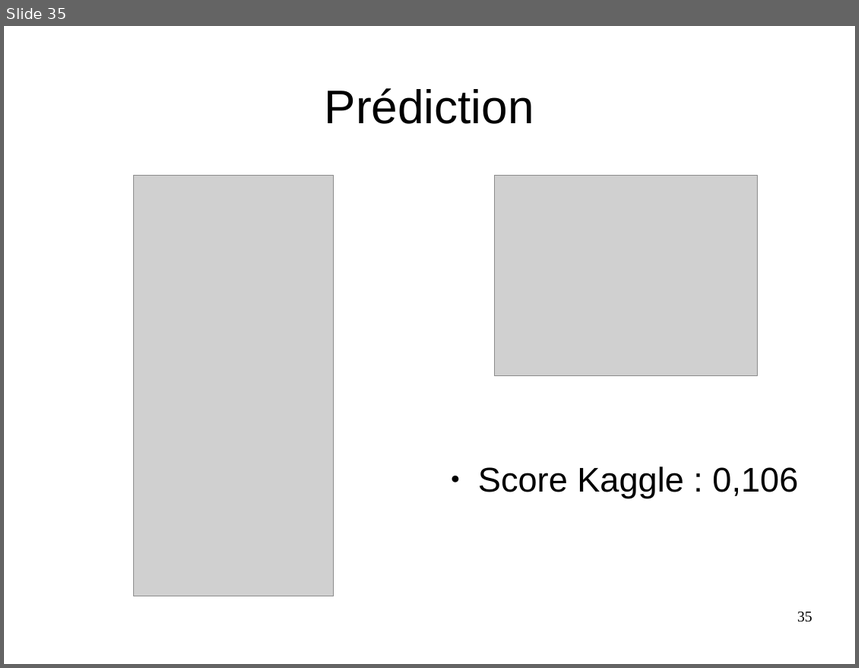
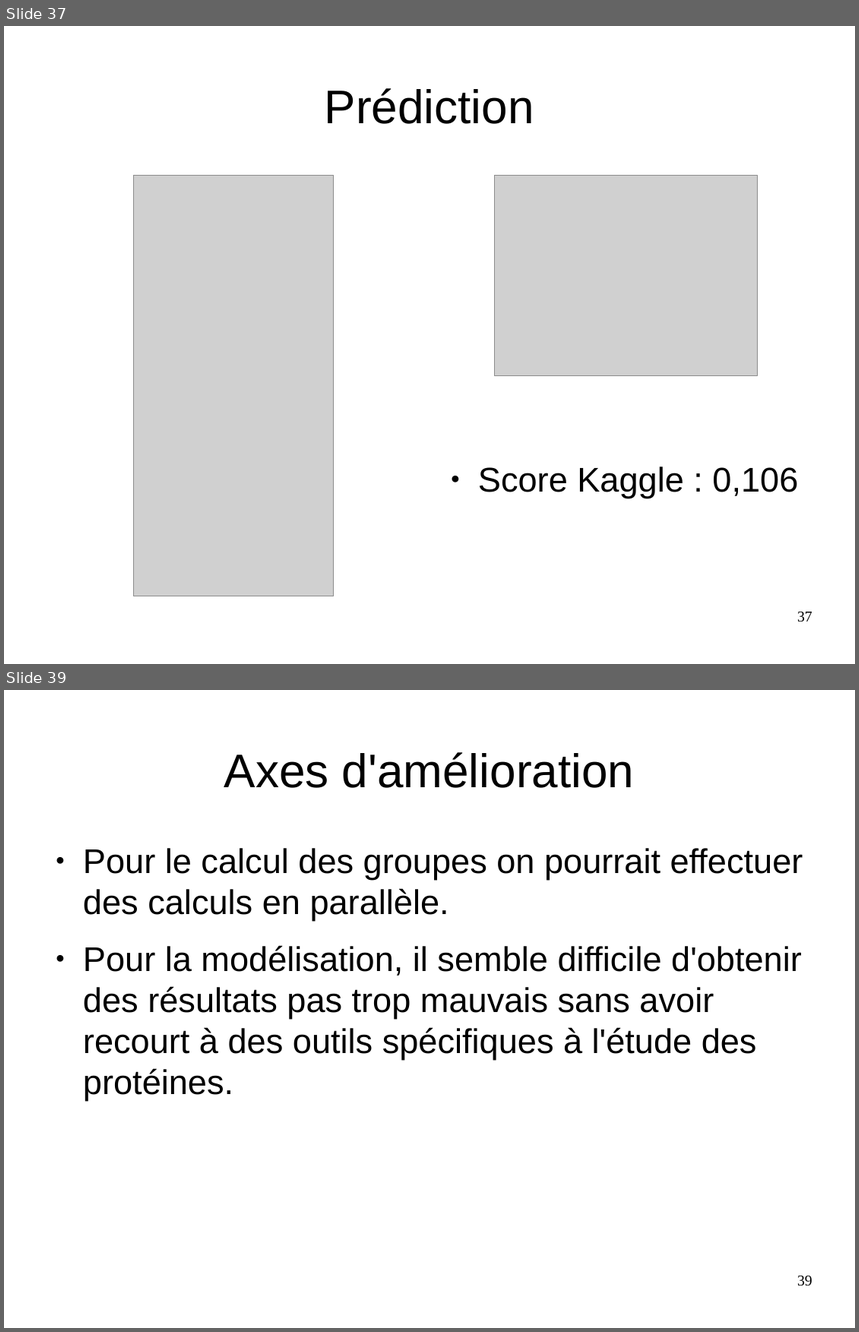
Before and after one commit to MathieuxTony/Projet-8, a slide deck: presentation.odp. Shown one above the other, each under a label of ours: slide 35 before the commit, slides 37 and 39 after it; the slides between them are not shown. The pictures are 859x668 and 859x1332 pixels, drawn with LibreOffice and Linux fonts; fonts in the diff are those of the drawing; grey boxes stand for pictures. Boxes give left, top, right and bottom in pixels: in the first picture for what was removed or moved away, otherwise in the second. Text is boxed around its words. In the diff, an @@ line names an element or a change of style, - is before the commit and + after.

```diff
--- a/presentation.odp
+++ b/presentation.odp
@@ slide 39 added at box(4, 690, 855, 1328), background #FFFFFF @@
@@ title added at box(224, 752, 634, 788), 44 pt, text #000000 @@
+Axes d'amélioration
@@ text added at box(83, 848, 804, 1101), 32 pt, text #000000 @@
+● Pour le calcul des groupes on pourrait effectuer des calculs en parallèle.
+● Pour la modélisation, il semble difficile d'obtenir des résultats pas trop mauvais sans avoir recourt à des outils spécifiques à l'étude des protéines.
@@ page number added at box(797, 1276, 813, 1287), 14 pt, text #000000 @@
+39
@@ what was slide 35 is now slide 37 @@
@@ page number at box(797, 612, 813, 623): text changed @@
-35
+37
```
Also in this commit, not shown: 2 slides changed, 4 other slides added, 1 slide removed, 2 other files.
